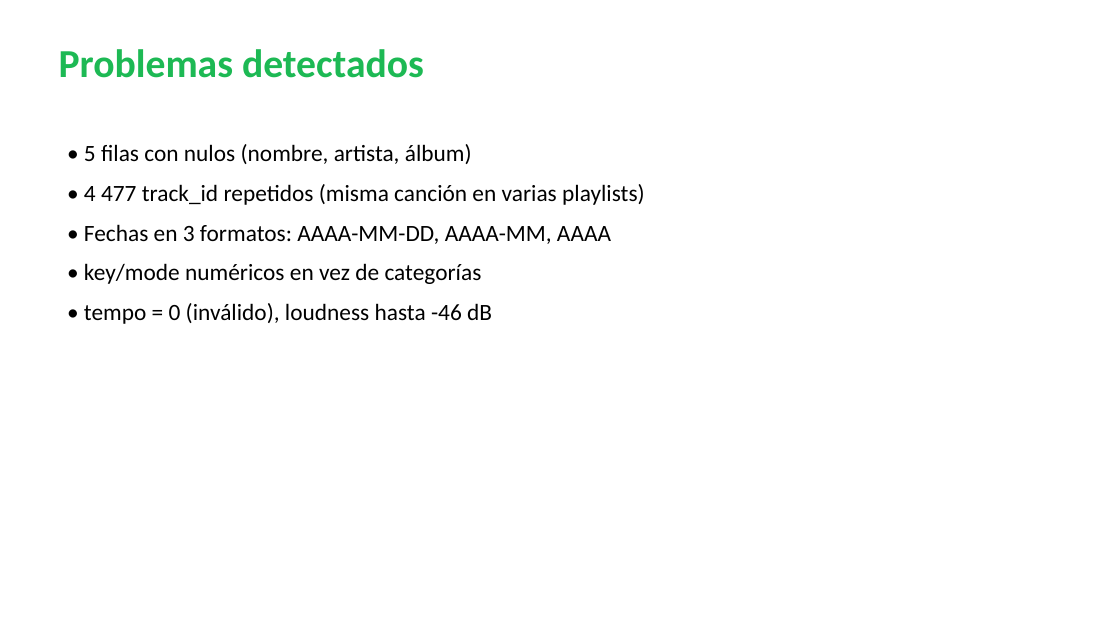
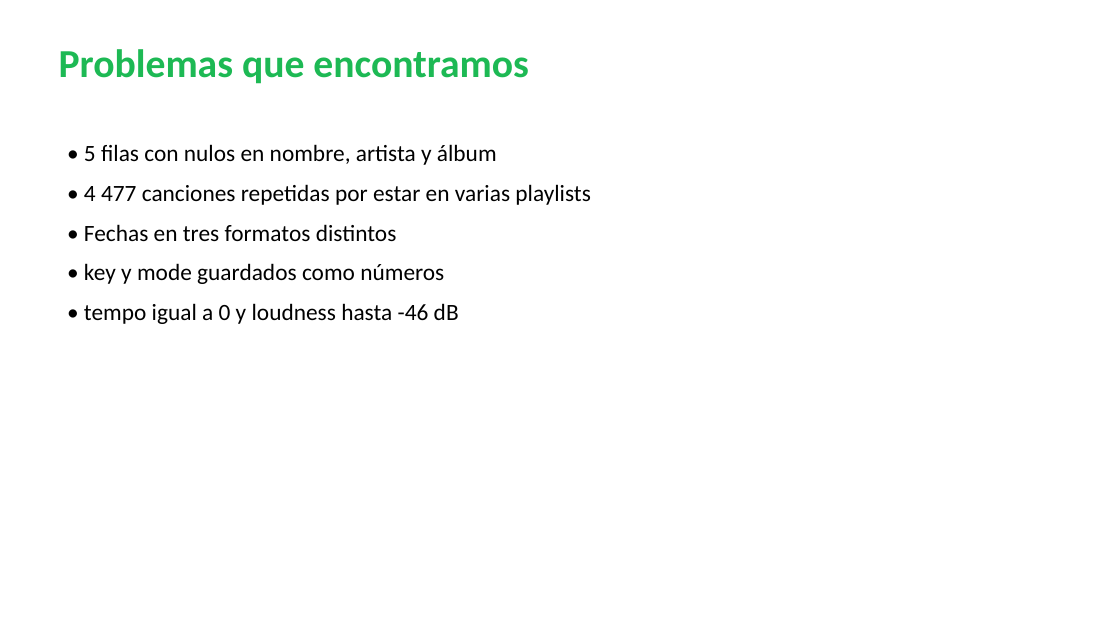
Before and after one commit to Gelvercm/proyecto-ciencia-datos-spotify, a slide deck: slide 4 of presentacion/presentacion_proyecto.pptx. Drawn at 1120x630 pixels with LibreOffice and Linux fonts; fonts in the diff are those of the drawing. Boxes give left, top, right and bottom in pixels: in the first picture for what was removed or moved away, otherwise in the second. Text is boxed around its words. In the diff, an @@ line names an element or a change of style, - is before the commit and + after.

```diff
--- a/presentacion/presentacion_proyecto.pptx
+++ b/presentacion/presentacion_proyecto.pptx
@@ text at box(59, 49, 529, 84): text changed @@
-Problemas detectados
+Problemas que encontramos
@@ text at box(84, 144, 591, 324): text changed @@
-• 5 filas con nulos (nombre, artista, álbum)
-• 4 477 track_id repetidos (misma canción en varias playlists)
-• Fechas en 3 formatos: AAAA-MM-DD, AAAA-MM, AAAA
-• key/mode numéricos en vez de categorías
-• tempo = 0 (inválido), loudness hasta -46 dB
+• 5 filas con nulos en nombre, artista y álbum
+• 4 477 canciones repetidas por estar en varias playlists
+• Fechas en tres formatos distintos
+• key y mode guardados como números
+• tempo igual a 0 y loudness hasta -46 dB
```
Also in this commit, not shown: 6 other slides changed, 2 other files.
